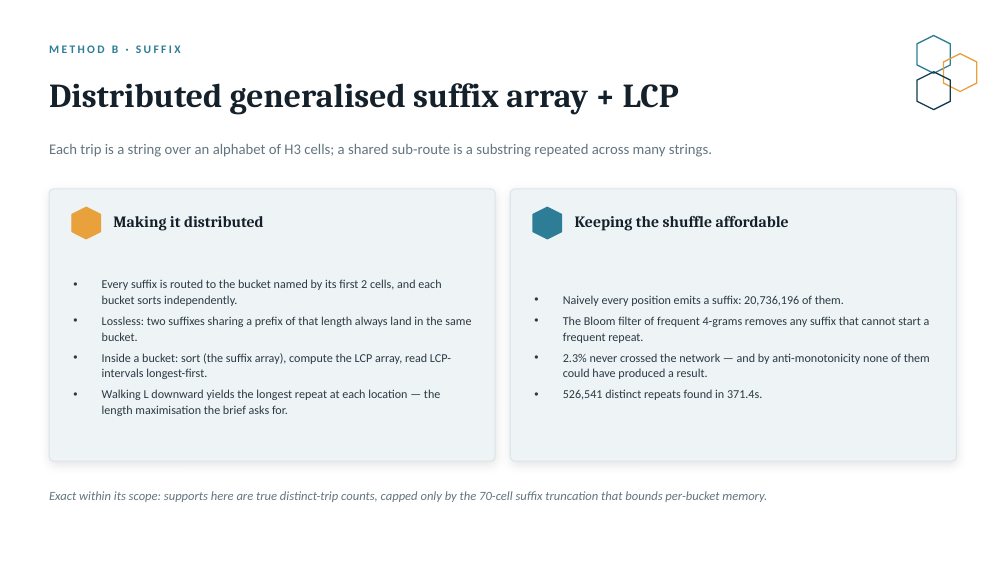
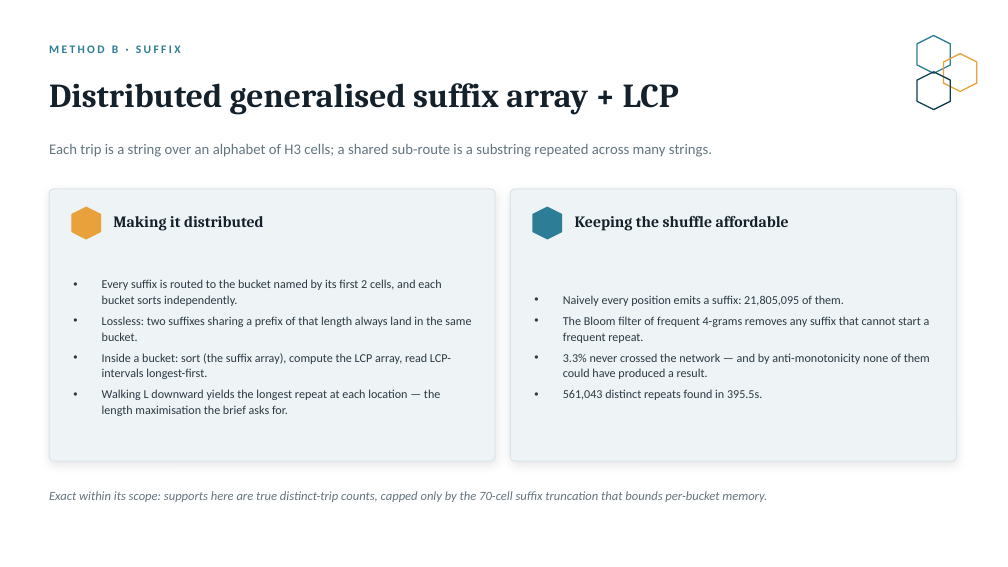
Before and after one commit to Omri5790/porto-taxi-project, a slide deck: slide 5 of output/stage3_methods_comparison.pptx. Drawn at 1008x567 pixels with LibreOffice and Linux fonts; fonts in the diff are those of the drawing. Boxes give left, top, right and bottom in pixels: in the first picture for what was removed or moved away, otherwise in the second. Text is boxed around its words. In the diff, an @@ line names an element or a change of style, - is before the commit and + after.

```diff
--- a/output/stage3_methods_comparison.pptx
+++ b/output/stage3_methods_comparison.pptx
@@ text at bbox=[563, 295, 844, 306]: text changed @@
-• Naively every position emits a suffix: 20,736,196 of them.
+• Naively every position emits a suffix: 21,805,095 of them.
@@ text at bbox=[563, 353, 930, 400]: text changed @@
-• 2.3% never crossed the network — and by anti-monotonicity none of them could have produced a result.
-• 526,541 distinct repeats found in 371.4s.
+• 3.3% never crossed the network — and by anti-monotonicity none of them could have produced a result.
+• 561,043 distinct repeats found in 395.5s.
```
Also in this commit, not shown: 11 other slides changed, 20 other files.
